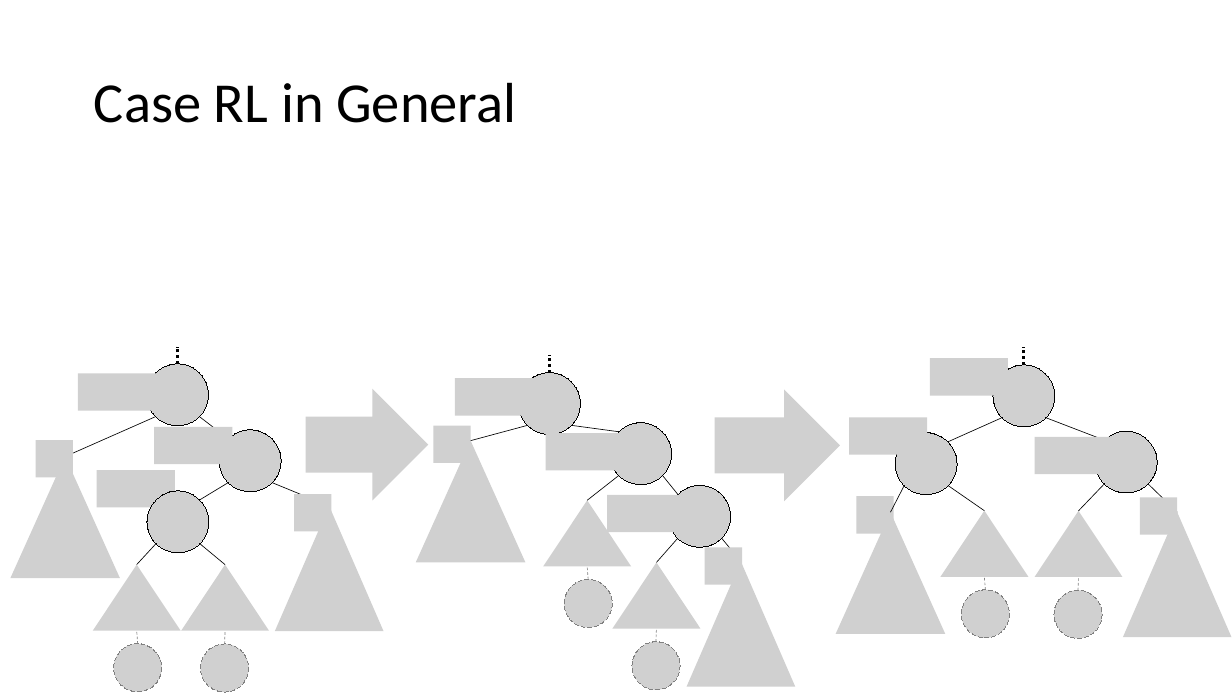
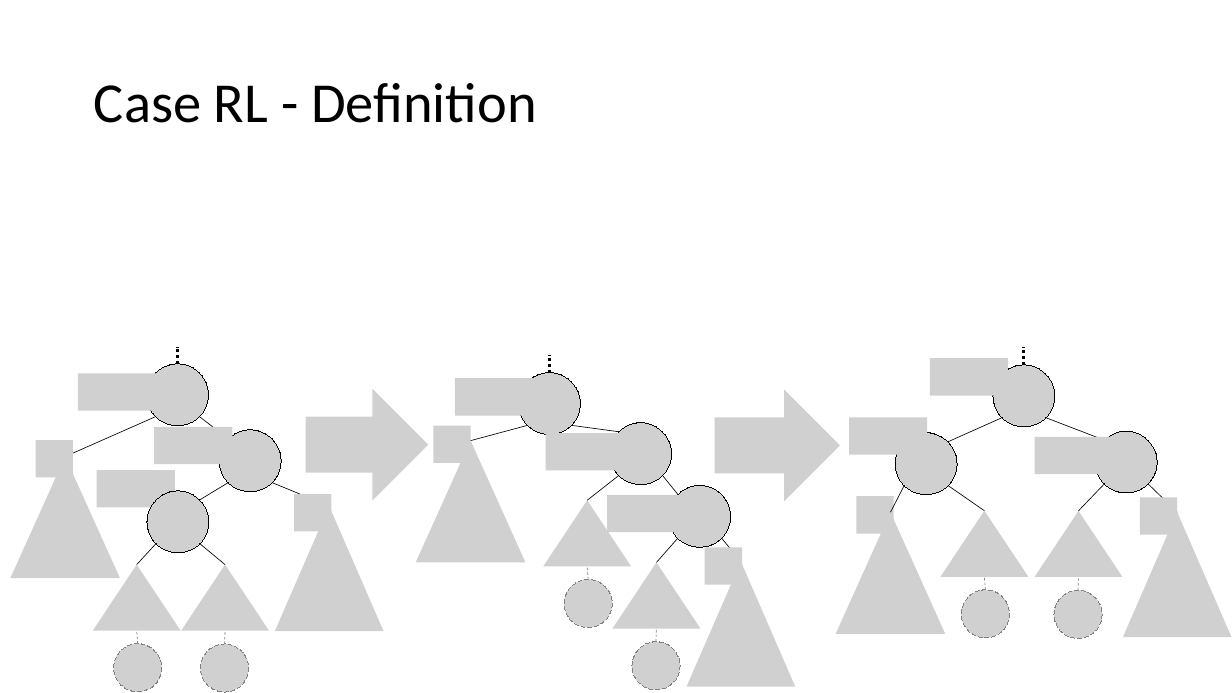
Before and after one commit to natebrunelle/cse332, a slide deck: slide 28 of markdown/files/slides/lecture9_avl2.pptx (slide 29 before the commit). Drawn at 1232x693 pixels with LibreOffice and Linux fonts; fonts in the diff are those of the drawing; grey boxes stand for pictures. Boxes give left, top, right and bottom in pixels: in the first picture for what was removed or moved away, otherwise in the second. Text is boxed around its words. In the diff, an @@ line names an element or a change of style, - is before the commit and + after.

```diff
--- a/markdown/files/slides/lecture9_avl2.pptx
+++ b/markdown/files/slides/lecture9_avl2.pptx
@@ title at bbox=[94, 83, 537, 123]: text changed @@
-Case RL in General
+Case RL - Definition
```
Also in this commit, not shown: 15 other slides changed, 1 slide added, 2 slides removed, 9 other files.
